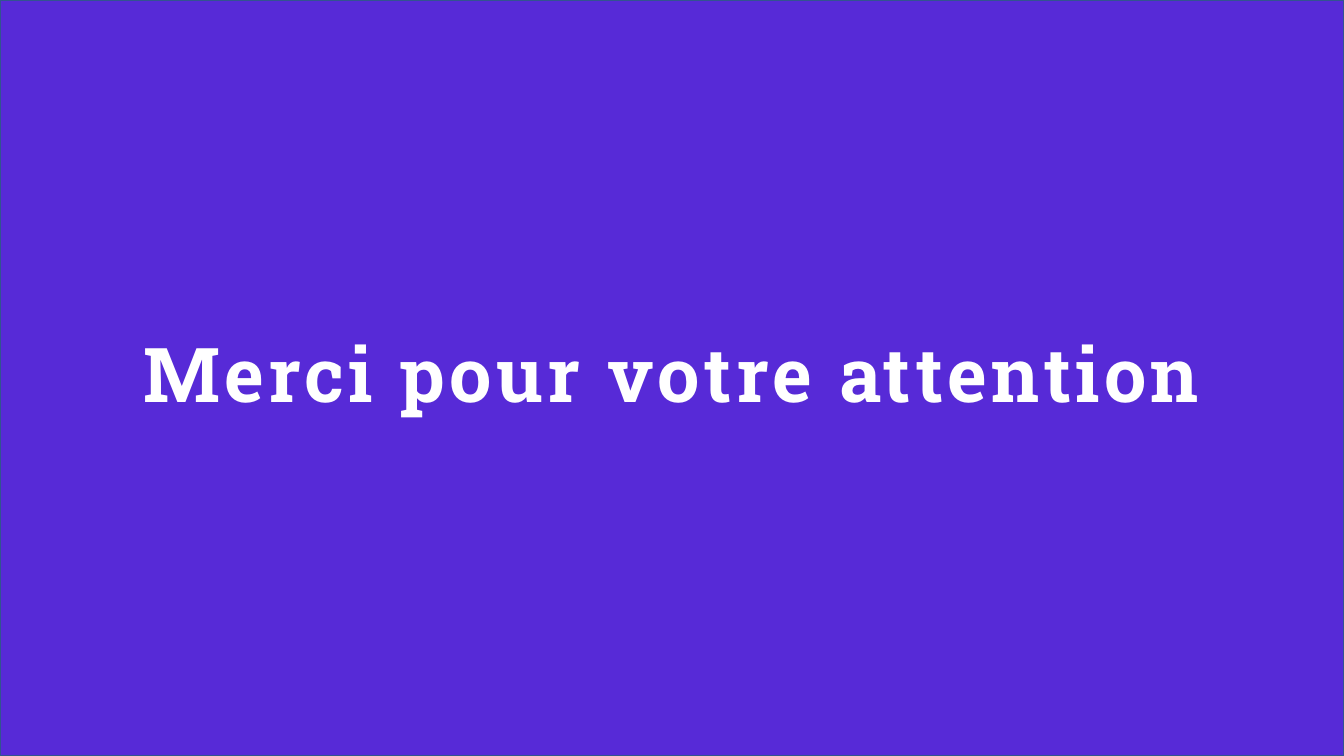
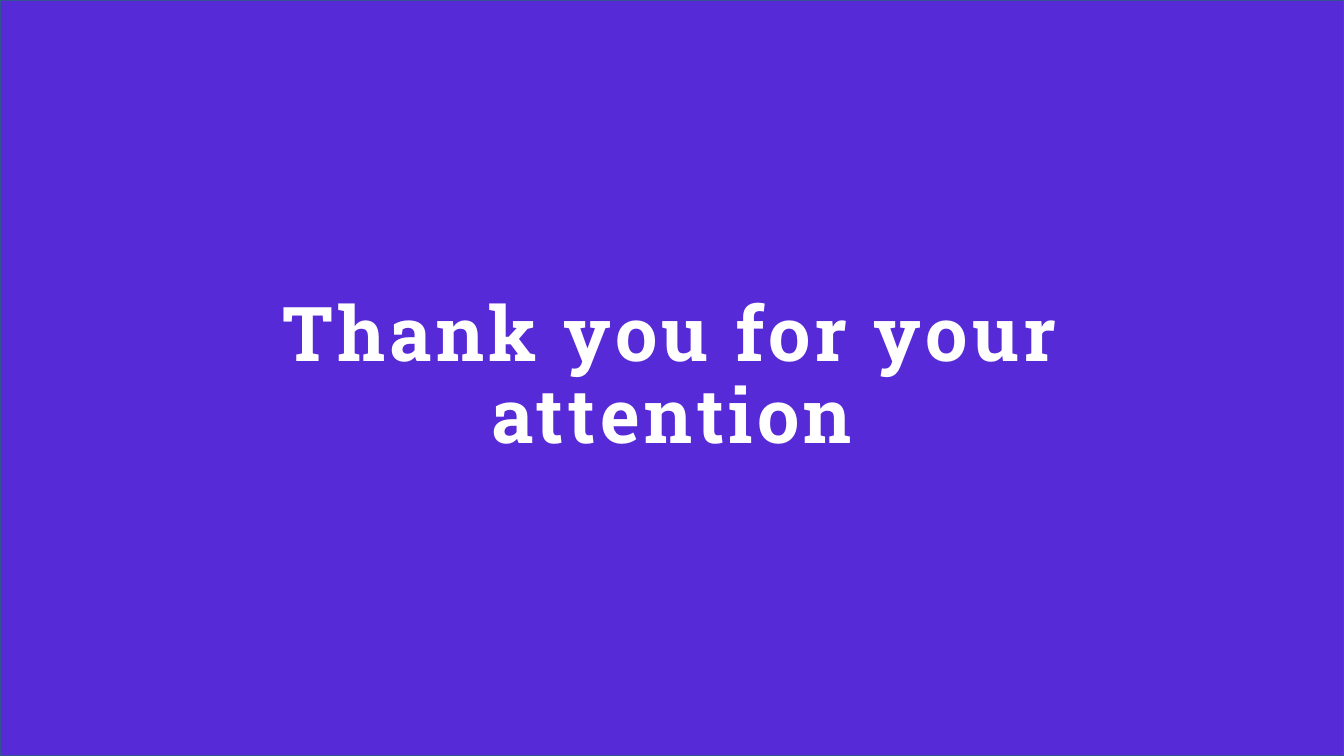
Before and after one commit to TakiRahal/test-react-19, a slide deck: slide 55 of Testing ReactJS.pptx (slide 54 before the commit). Drawn at 1344x756 pixels with LibreOffice and Linux fonts; fonts in the diff are those of the drawing; background and template pictures are left out. Boxes give left, top, right and bottom in pixels: in the first picture for what was removed or moved away, otherwise in the second. Text is boxed around its words. In the diff, an @@ line names an element or a change of style, - is before the commit and + after.

```diff
--- a/Testing ReactJS.pptx
+++ b/Testing ReactJS.pptx
@@ title at box(282, 302, 1056, 444): text changed @@
-Merci pour votre attention
+Thank you for your attention
```
Also in this commit, not shown: 1 other slide changed, 2 slides added, 1 slide removed, 25 other files.
